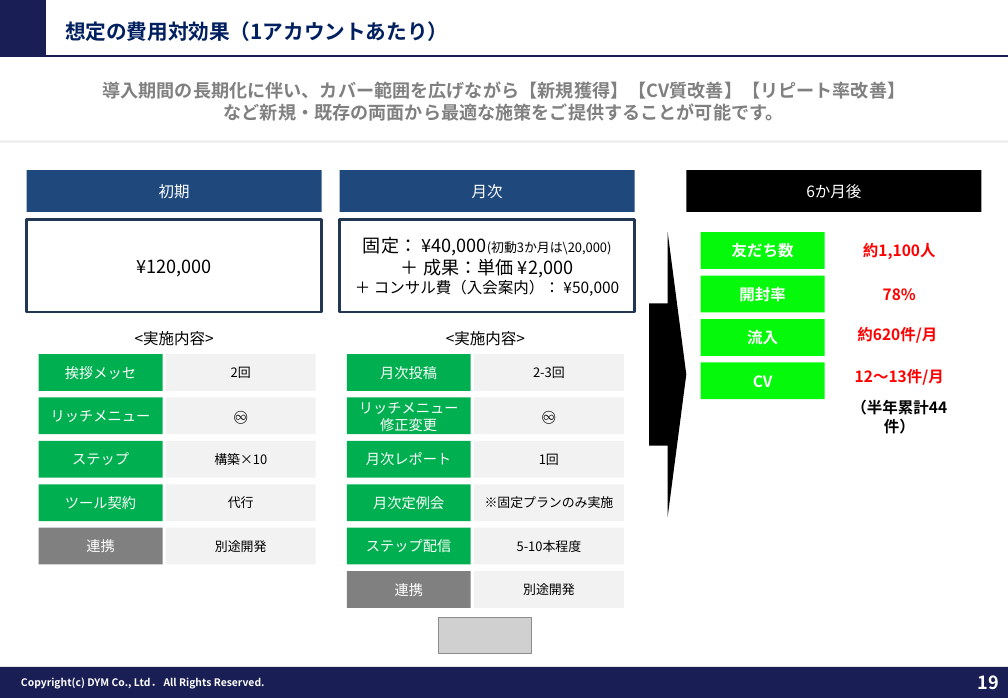
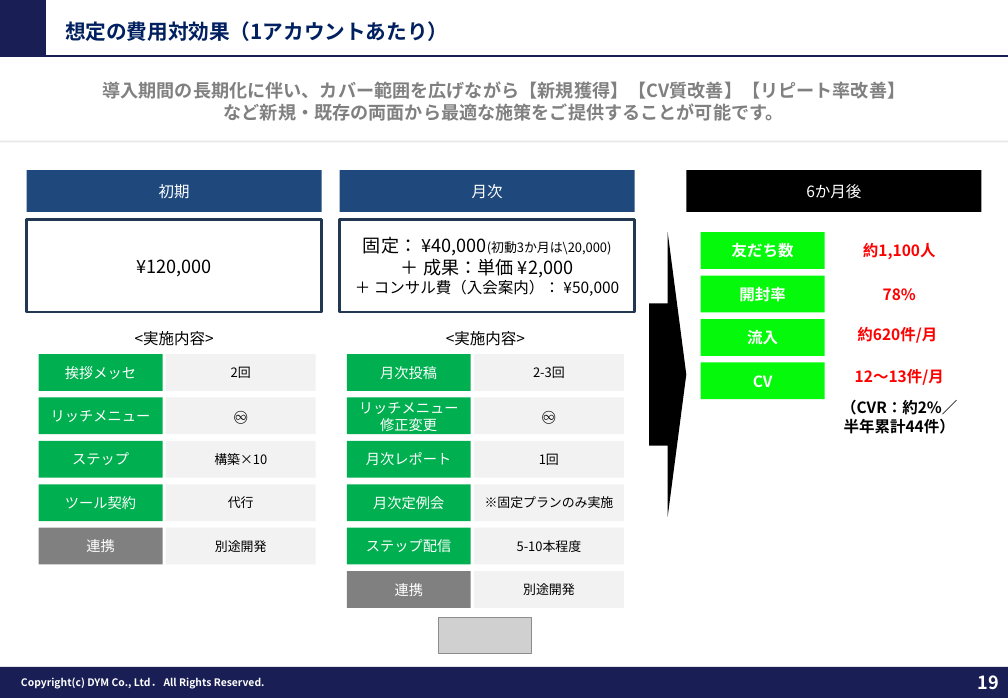
Before and after one commit to tonomura-r-dev/folder, a slide deck: slide 19 of 202609_株式会社やる気スイッチグループ御中_LINE公式アカウント運用のご提案_ver2.pptx. Drawn at 1008x698 pixels with LibreOffice and Linux fonts; fonts in the diff are those of the drawing; grey boxes stand for pictures; background and template pictures are left out. Boxes give left, top, right and bottom in pixels: in the first picture for what was removed or moved away, otherwise in the second. Text is boxed around its words. In the diff, an @@ line names an element or a change of style, - is before the commit and + after.

```diff
--- a/202609_株式会社やる気スイッチグループ御中_LINE公式アカウント運用のご提案_ver2.pptx
+++ b/202609_株式会社やる気スイッチグループ御中_LINE公式アカウント運用のご提案_ver2.pptx
@@ text at (x1=841, y1=399, x2=957, y2=434): text changed @@
-（半年累計44件）
+（CVR：約2%／半年累計44件）
```
